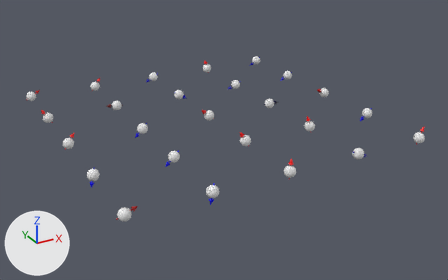
One commit to the Blender file Blender/spins1D.blend: the scene before it, then after it.
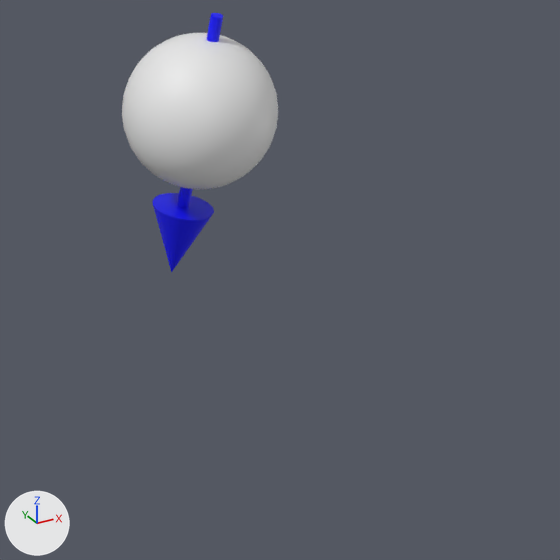
The first picture shows the older version from a 50 mm camera at (-60.7, -182.7, 111.4) aimed at (74.1, 62.2, -11.0). The close-ups show both versions on the part from 44% to 54% of the width and 65% to 82% of the height of that picture; other places that the commit changed are outside them. Every picture has the same lights, and +X, +Y and +Z are marked at lower left.
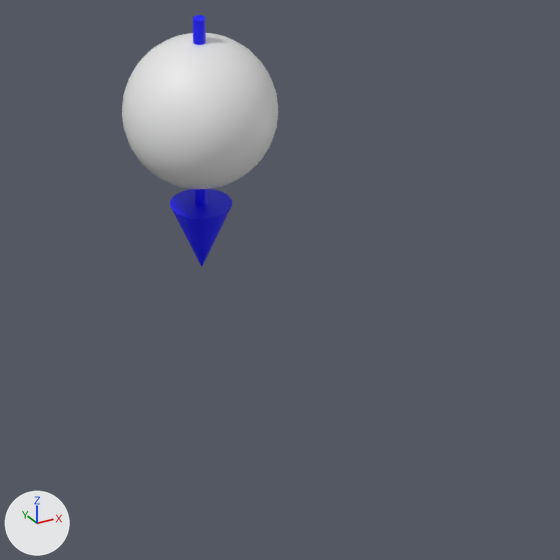
Where the change shows, as pixel boxes [x1, y1, x2, y2] in the close-ups (560 x 560 px):
```json
{"object": "Cylinder.001", "change": "turned", "before": [153, 13, 223, 272], "after": [170, 15, 232, 267]}
```

Scene script edits in JSON lines:
```json
{"op": "set", "path": "ob_cylinder_001.rotation_euler", "old": "(1.571, -2.95, 0.0)", "new": "(1.571, 3.139, 0.0)", "note": "degrees (90, -169, 0) -> degrees (90, 180, 0)"}
```
